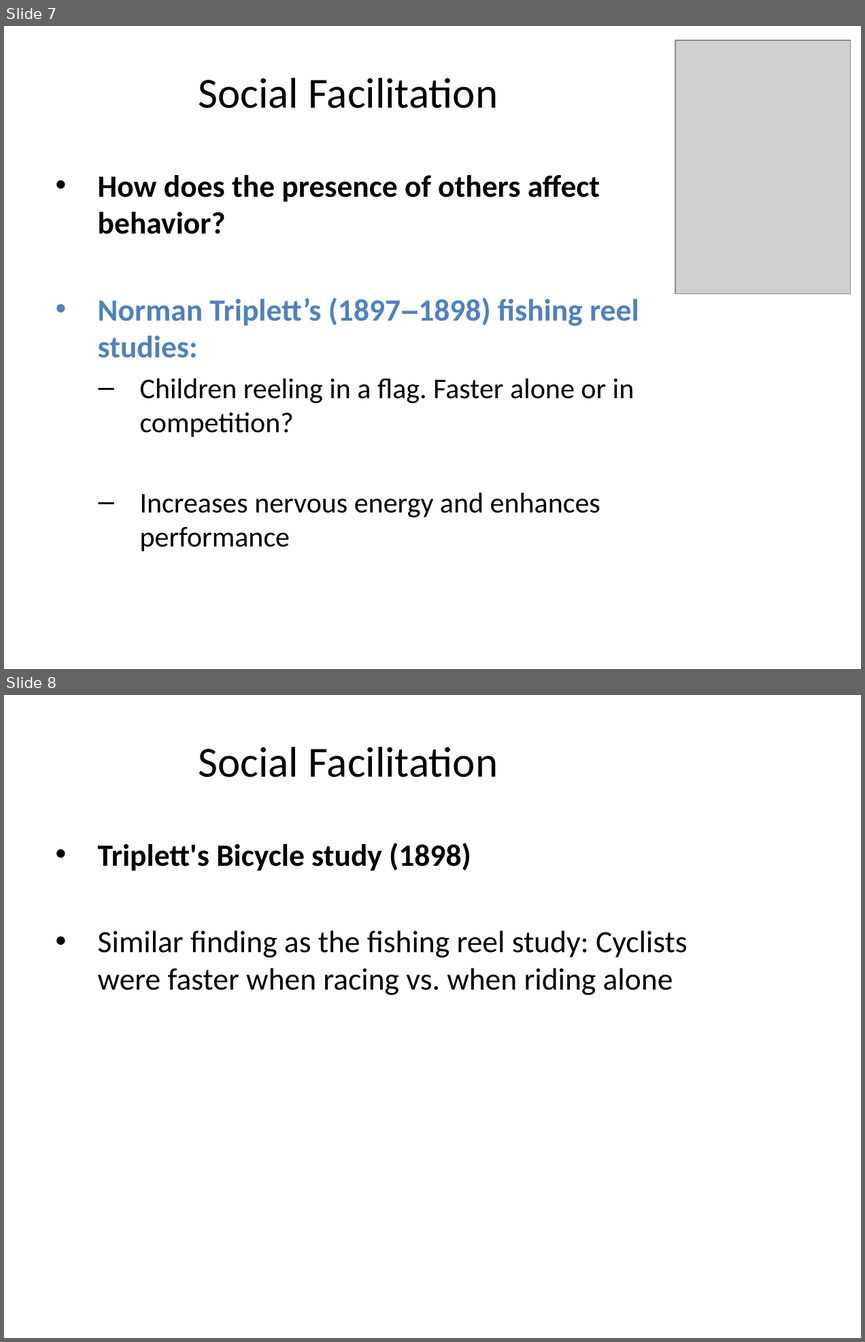
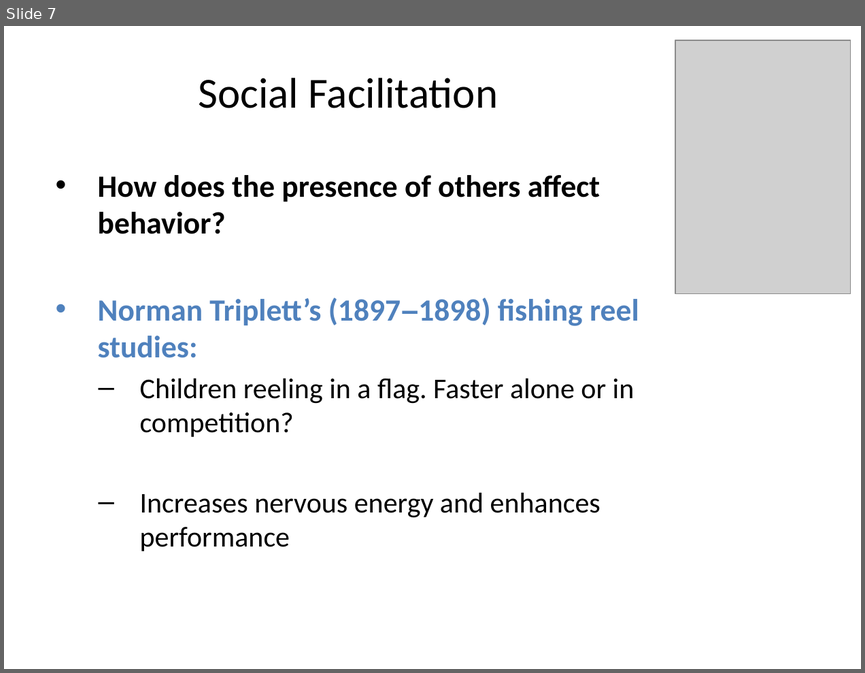
Before and after one commit to npm27/Teaching-Materials, a slide deck: Social Psych/Slides/9 Groups.pptx. Shown one above the other, each under a label of ours: slides 7 and 8 before the commit, slide 7 after it. The pictures are 865x1342 and 865x673 pixels, drawn with LibreOffice and Linux fonts; fonts in the diff are those of the drawing; grey boxes stand for pictures. Boxes give left, top, right and bottom in pixels: in the first picture for what was removed or moved away, otherwise in the second. Text is boxed around its words. In the diff, an @@ line names an element or a change of style, - is before the commit and + after.

```diff
--- a/Social Psych/Slides/9 Groups.pptx
+++ b/Social Psych/Slides/9 Groups.pptx
@@ slide 8 removed at (4,695,861,1338), background #FFFFFF @@
@@ title removed at (198,747,498,777) @@
-Social Facilitation
@@ text removed at (98,843,687,995) @@
-• Triplett's Bicycle study (1898)
-• Similar finding as the fishing reel study: Cyclists were faster when racing vs. when riding alone
```
Also in this commit, not shown: 5 slides changed, 2 other slides removed, 2 other files.
